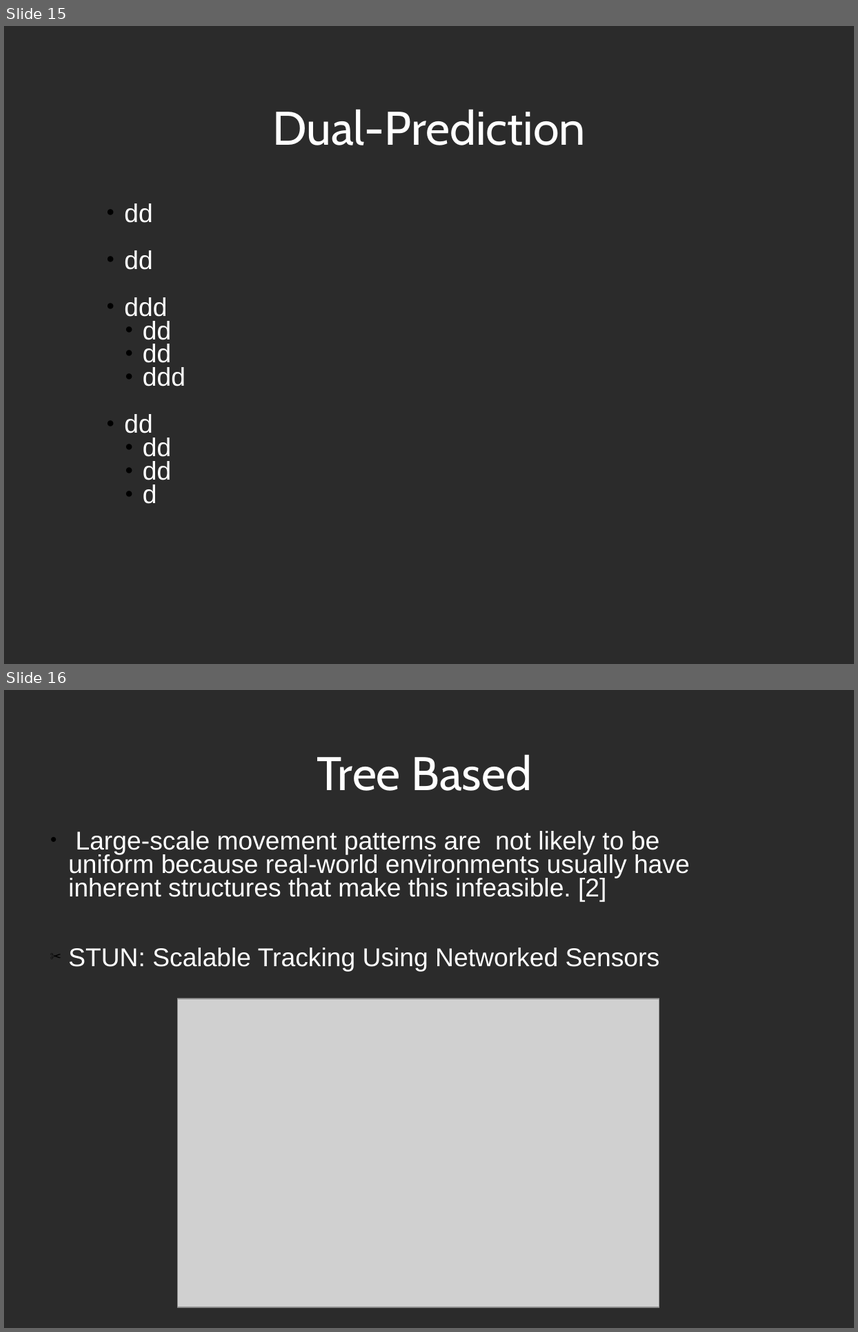
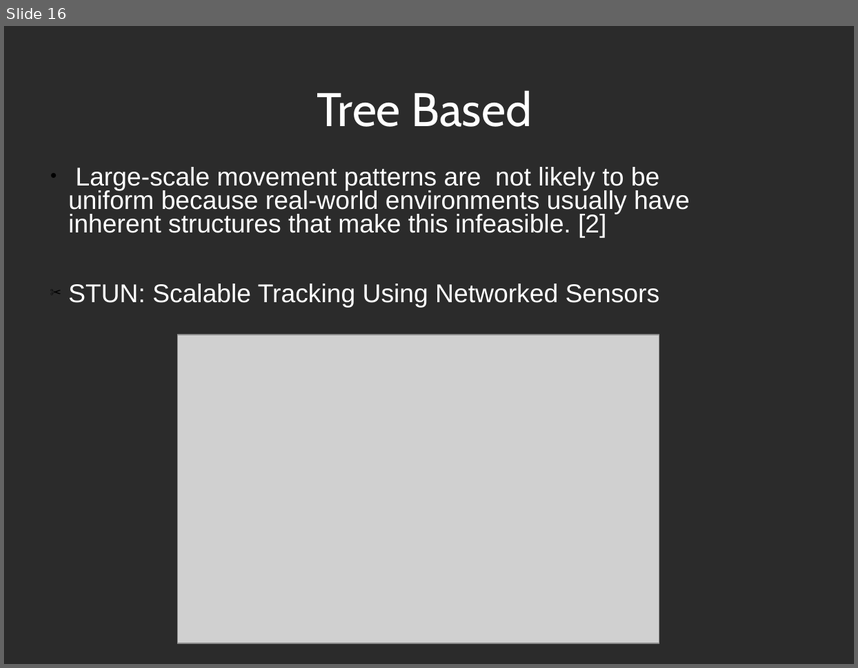
Before and after one commit to LuisEduardoER/baffleship, a slide deck: 370project.ppt. Shown one above the other, each under a label of ours: slides 15 and 16 before the commit, slide 16 after it. The pictures are 858x1332 and 858x668 pixels, drawn with LibreOffice and Linux fonts; fonts in the diff are those of the drawing; grey boxes stand for pictures; background and template pictures are left out; a plain dark background stands for a picture behind light text. Boxes give left, top, right and bottom in pixels: in the first picture for what was removed or moved away, otherwise in the second. Text is boxed around its words. In the diff, an @@ line names an element or a change of style, - is before the commit and + after.

```diff
--- a/370project.ppt
+++ b/370project.ppt
@@ slide 15 removed at [4, 26, 854, 664], background picture (left out) @@
@@ title removed at [272, 109, 586, 145] @@
-Dual-Prediction
@@ text removed at [124, 203, 185, 503] @@
-  ● dd
-  ● dd
-  ● ddd
-    ● dd
-    ● dd
-    ● ddd
-  ● dd
-    ● dd
-    ● dd
-    ● d
```
Also in this commit, not shown: 3 slides changed, 1 slide added.
